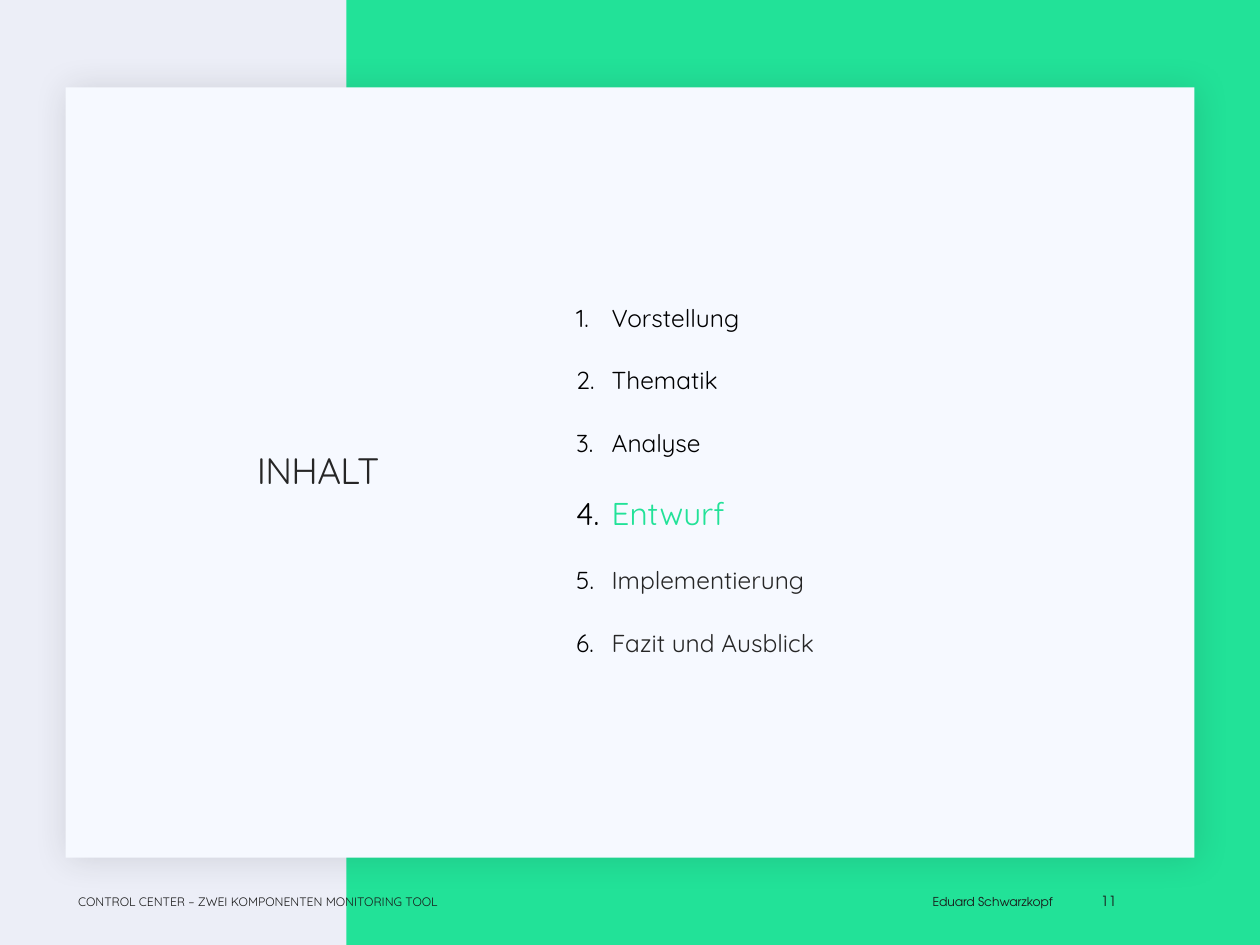
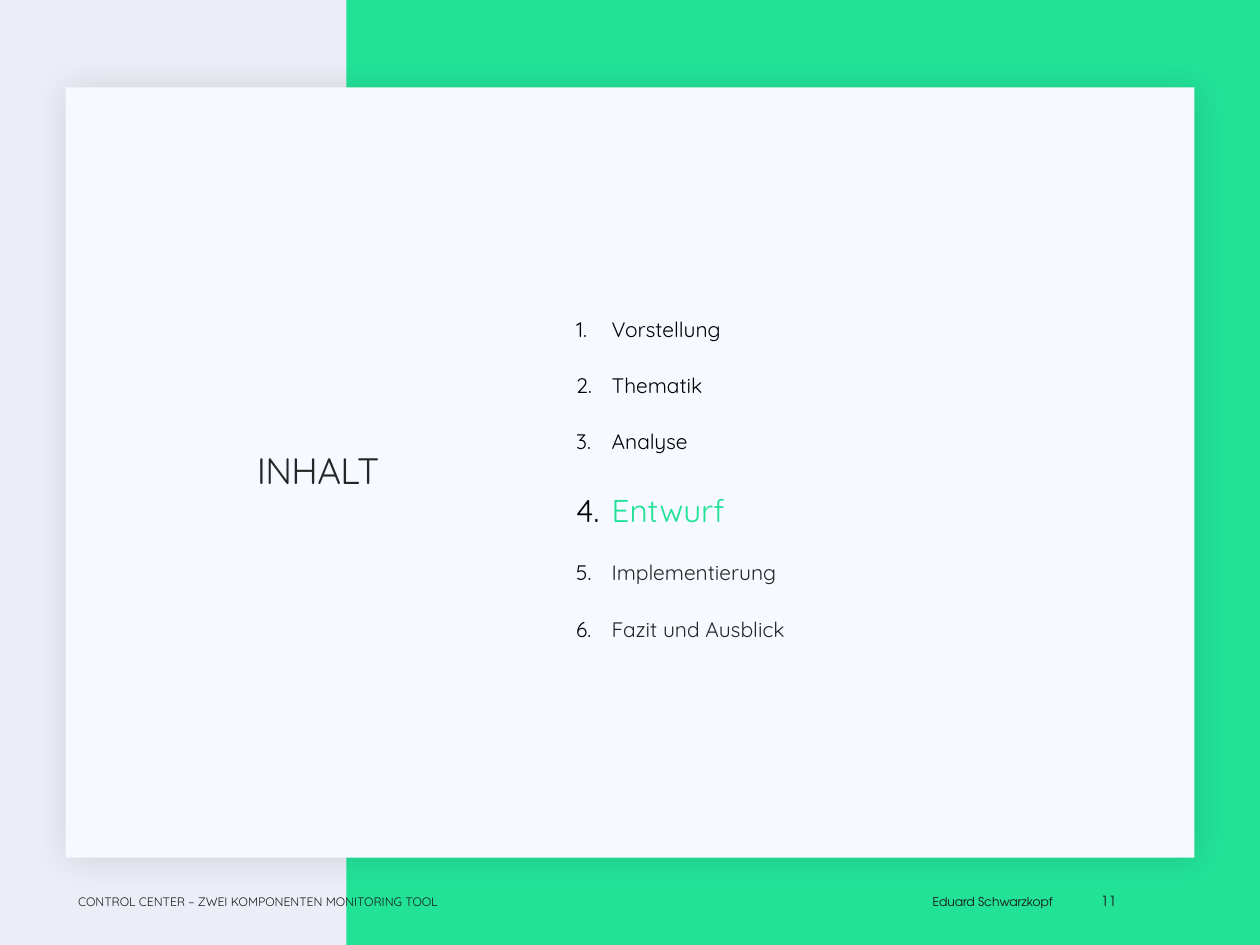
Before and after one commit to EduardSchwarzkopf/Abschlusspr-sentation, a slide deck: slide 11 of Abschluss_präsi.pptx. Drawn at 1260x945 pixels with LibreOffice and Linux fonts; fonts in the diff are those of the drawing; background and template pictures are left out. Boxes give left, top, right and bottom in pixels: in the first picture for what was removed or moved away, otherwise in the second. Text is boxed around its words. In the diff, an @@ line names an element or a change of style, - is before the commit and + after.

Commit message:
Inhaltsfolien angepasst

```diff
--- a/Abschluss_präsi.pptx
+++ b/Abschluss_präsi.pptx
@@ text at [612,321,784,637]: size 14 to 12 pt in "Vorstellung", "Thematik", "Analyse", "Implementierung" and 1 more places @@
```
Also in this commit, not shown: 4 other slides changed.
